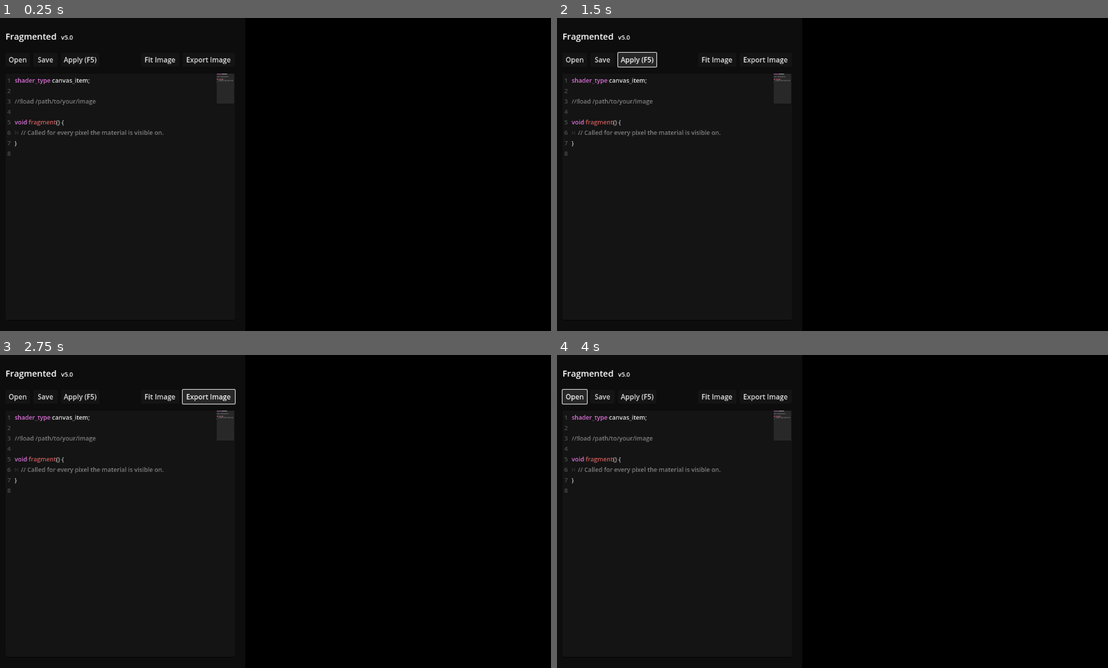
Above: before the commit, frames 1-4 (two rows, left to right).
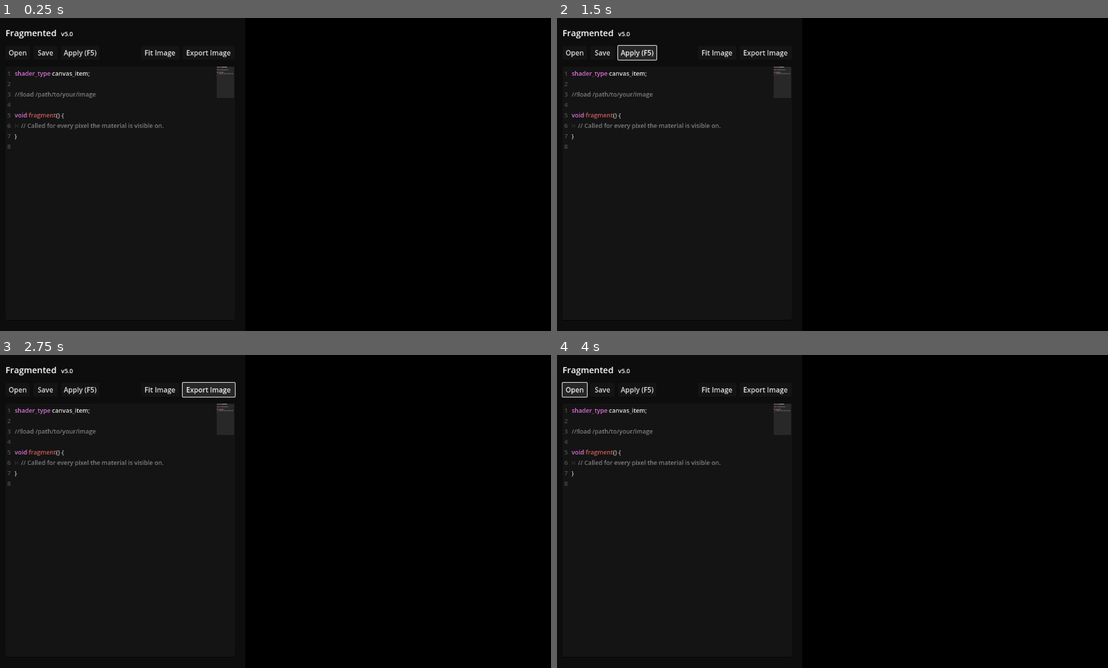
Above: after the commit, the same moments.

Repository: ChaoticByte/Fragmented
Game: Godot game, scene res://scenes/main.tscn
The game is run twice, just before and just after one commit, with the same random seed, the same clock (stepped at 60 frames per second) and the same inputs.
Inputs:
- Up to frame 1 (0.25 s): no input
- Up to frame 2 (1.5 s): click "Open" at 0.5 s; click "Apply (F5)" at 1.25 s
- Up to frame 3 (2.75 s): click "Export Image" at 2 s
- Up to frame 4 (4 s): click "Fit Image" at 2.75 s; click "Open" at 3.5 s

The runs differ from the first frame. In frame 1, 1.8% of the frame differs, in the area x 1-43%, y 3-44%; in frame 2, 2.1%; in frame 3, 2.2%; in frame 4, 2.0%.

Commit message:
Make UI a little more compact and define a minimum window size

Diff:
--- a/scenes/main.tscn
+++ b/scenes/main.tscn
@@ -67,9 +67,9 @@
 [node name="AppName" type="Label" parent="UI_Layer/UserInterfaceContainer"]
 layout_mode = 0
 offset_left = 24.0
-offset_top = 24.0
+offset_top = 16.0
 offset_right = 208.0
-offset_bottom = 56.0
+offset_bottom = 48.0
 theme_override_font_sizes/font_size = 20
 text = "Fragmented"
 vertical_alignment = 2
@@ -77,9 +77,9 @@
 [node name="AppVersion" type="Label" parent="UI_Layer/UserInterfaceContainer"]
 layout_mode = 0
 offset_left = 152.0
-offset_top = 24.0
+offset_top = 17.0
 offset_right = 208.0
-offset_bottom = 55.0
+offset_bottom = 47.0
 theme_override_font_sizes/font_size = 14
 text = "v0
 "
@@ -92,7 +92,7 @@
 anchor_right = 1.0
 anchor_bottom = 1.0
 offset_left = 24.0
-offset_top = 80.0
+offset_top = 64.0
 offset_right = -24.0
 offset_bottom = -24.0
 grow_horizontal = 2
--- a/src/Main.gd
+++ b/src/Main.gd
@@ -5,6 +5,7 @@
 
 
 func _ready():
+	DisplayServer.window_set_min_size(Vector2i(900, 500))
 	Globals.target_viewport = image_viewport
 
 func _on_save_image_button_pressed():
